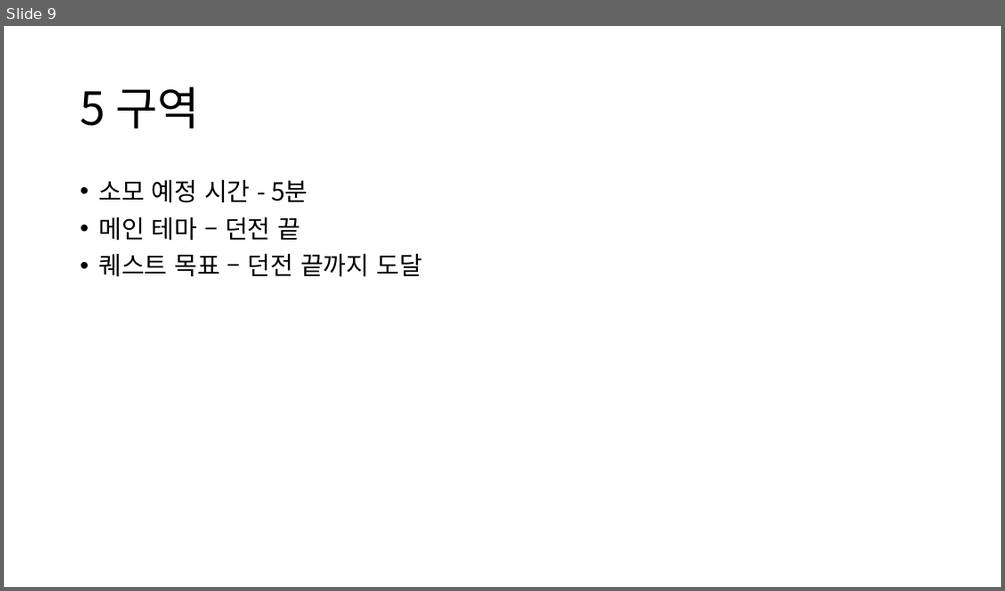
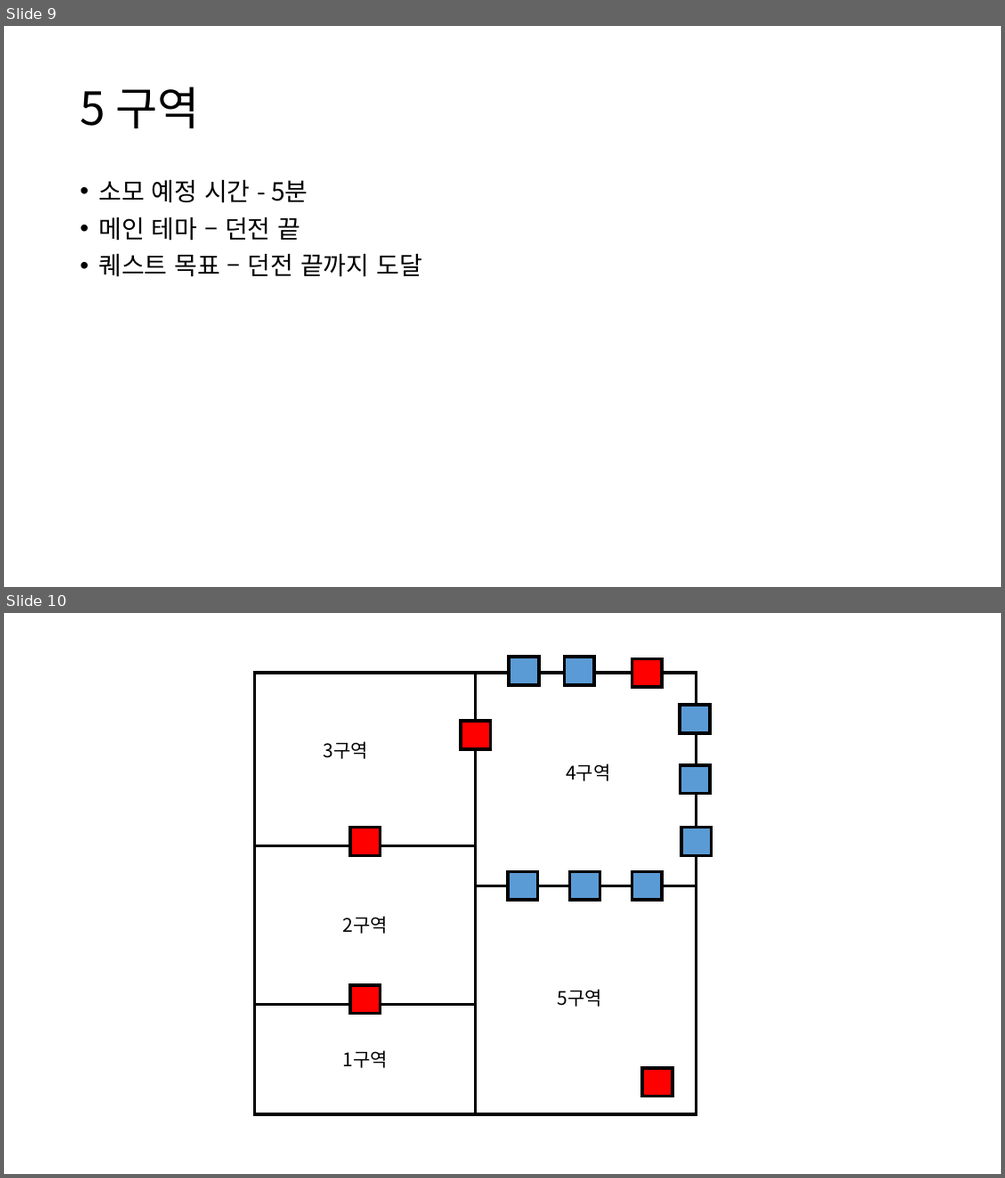
Before and after one commit to yimgunho/Witch_of_Time, a slide deck: 시간의 마녀_데모맵 기획.pptx. Shown one above the other, each under a label of ours: slide 9 before the commit, slides 9 and 10 after it. The pictures are 1005x591 and 1005x1178 pixels, drawn with LibreOffice and Linux fonts; fonts in the diff are those of the drawing. Boxes give left, top, right and bottom in pixels: in the first picture for what was removed or moved away, otherwise in the second. Text is boxed around its words. In the diff, an @@ line names an element or a change of style, - is before the commit and + after.

```diff
--- a/시간의 마녀_데모맵 기획.pptx
+++ b/시간의 마녀_데모맵 기획.pptx
@@ slide 10 added at (4, 613, 1001, 1174), background #FFFFFF @@
@@ rectangle added at (509, 657, 539, 686), fill #5B9BD5, outline #000000 3 pt @@
@@ rectangle added at (564, 657, 594, 686), fill #5B9BD5, outline #000000 3 pt @@
@@ rectangle added at (632, 658, 662, 687), fill #FF0000, outline #000000 3 pt @@
@@ rectangle added at (254, 673, 696, 1115), fill #FFFFFF, outline #000000 3 pt @@
@@ rectangle added at (254, 673, 475, 1115), fill #FFFFFF, outline #000000 3 pt @@
@@ rectangle added at (680, 705, 710, 733), fill #5B9BD5, outline #000000 3 pt @@
@@ text added at (323, 741, 367, 759), 18 pt, text #000000 @@
+3구역
@@ rectangle added at (461, 721, 491, 749), fill #FF0000, outline #000000 3 pt @@
@@ text added at (566, 763, 610, 781), 18 pt, text #000000 @@
+4구역
@@ rectangle added at (680, 765, 710, 793), fill #5B9BD5, outline #000000 3 pt @@
@@ rectangle added at (254, 845, 475, 1004), fill #FFFFFF, outline #000000 3 pt, 18 pt, text #000000 @@
+2구역
@@ rectangle added at (350, 827, 380, 856), fill #FF0000, outline #000000 3 pt @@
@@ rectangle added at (681, 827, 712, 856), fill #5B9BD5, outline #000000 3 pt @@
@@ rectangle added at (508, 872, 538, 900), fill #5B9BD5, outline #000000 3 pt @@
@@ rectangle added at (570, 872, 600, 900), fill #5B9BD5, outline #000000 3 pt @@
@@ rectangle added at (632, 872, 662, 900), fill #5B9BD5, outline #000000 3 pt @@
@@ rectangle added at (476, 886, 696, 1115), fill #FFFFFF, outline #000000 3 pt @@
@@ rectangle added at (350, 985, 380, 1013), fill #FF0000, outline #000000 3 pt @@
@@ rectangle added at (254, 1004, 475, 1115), fill #FFFFFF, outline #000000 3 pt, 18 pt, text #000000 @@
+1구역
@@ text added at (557, 989, 601, 1006), 18 pt, text #000000 @@
+5구역
@@ rectangle added at (643, 1068, 672, 1096), fill #FF0000, outline #000000 3 pt @@
```
Also in this commit, not shown: 1 other slide added.
